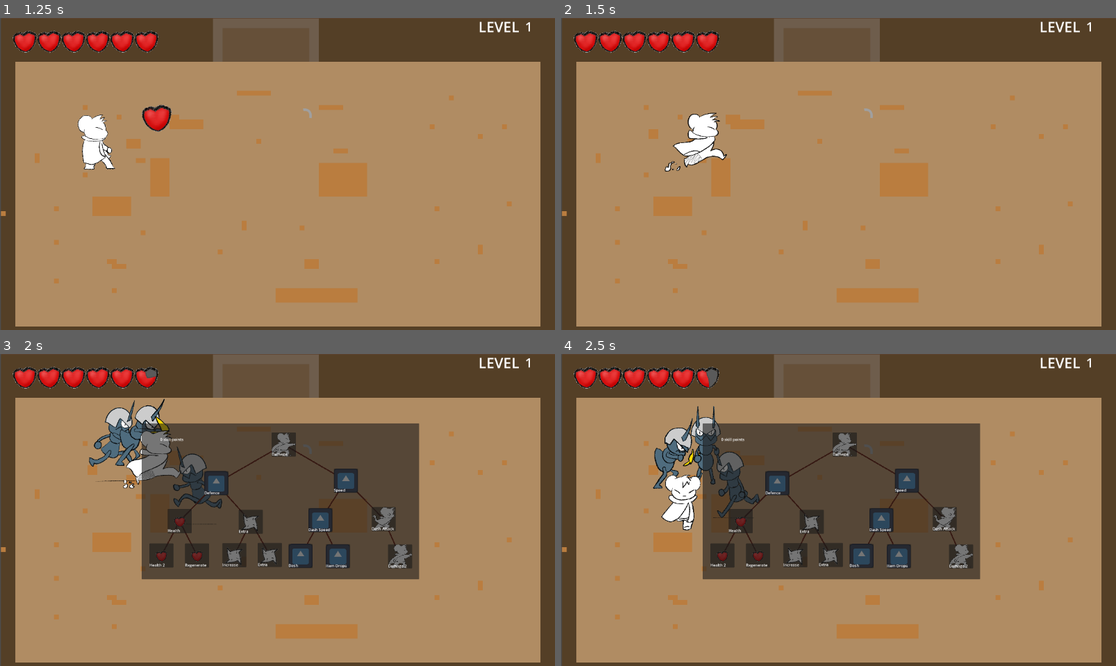
Above: before the commit, frames 1-4 (two rows, left to right).
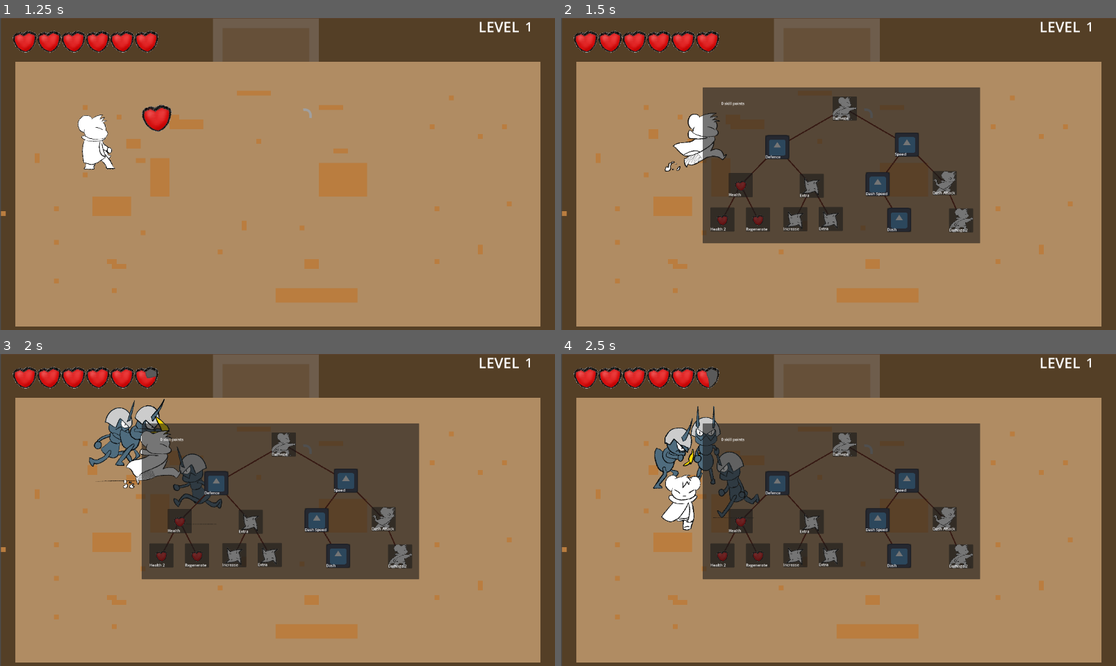
Above: after the commit, the same moments.

Repository: bcorrigall/ratknight
Game: Godot game, scene res://main_menu.tscn
Same seed, same stepped clock (60 frames per second), same inputs: the game is played once before the commit and once after it. The engine's default icon, where the game draws it, is replaced by a stand-in: a white triangle on a blue panel in a dark square.
Inputs (mouse positions are in pixels of both pictures, inside the frame that each line leads up to):
- Up to frame 1 (1.25 s): click "Start" at 0.5 s
- Up to frame 2 (1.5 s): tap Enter at 1.25 s; move the mouse to (960, 158) at 1.27 s; hold Right (move_right) from 1.28 s (still down); hold E (level, bound only after the commit) from 1.28 s (still down)
- Up to frame 3 (2 s): keep holding Right (move_right); keep holding E (level, bound only after the commit); tap L (level, bound only before the commit) at 1.55 s
- Up to frame 4 (2.5 s): move the mouse to (727, 525) at 2.02 s; release Right (move_right) at 2.03 s; release E (level, bound only after the commit) at 2.03 s; hold S (move_down) from 2.03 s (still down); tap L (level, bound only before the commit) at 2.1 s; tap E (level, bound only after the commit) at 2.3 s

Frame 1 is identical in both runs. In frame 2, 25% of the frame differs, in the area x 25-76%, y 22-73%; in frame 3, 0.7%; in frame 4, 0.7%.

Commit message:
Started level label

Diff:
--- a/enemy.gd
+++ b/enemy.gd
@@ -73,7 +73,7 @@
 func death():
 	#animation stuff
 	randomize()
-	var type = randi_range(1,3)
+	var type = randi_range(1,1)
 	if(type == 1):
 		var mob = Item.instantiate()
 		print(mob)
--- a/enemy.tscn
+++ b/enemy.tscn
@@ -182,8 +182,6 @@
 clip_children = 2
 scale = Vector2(0.17, 0.187)
 sprite_frames = SubResource("SpriteFrames_1gqbj")
-
-animation = &"attack_side"
 animation = &"move_front"
 
 [node name="ColorRect" type="ColorRect" parent="AnimatedSprite2D"]
--- a/hud.gd
+++ b/hud.gd
@@ -3,11 +3,19 @@
 
 # Called when the node enters the scene tree for the first time.
 func _ready():
-	pass # Replace with function body.
+	$LEVELUP.hide()
 
 
 # Called every frame. 'delta' is the elapsed time since the previous frame.
 func _process(delta):
 	var rat = get_node("../theRat")
 	var level = rat.level
+	var levelold = 1
 	$CurrentLevel.text = str(level)
+	if(level>levelold):
+		$LEVELUP.show()
+		$LevelUPTIME.start()
+
+
+func _on_level_uptime_timeout():
+	$LEVELUP.hide()
--- a/hud.tscn
+++ b/hud.tscn
@@ -34,3 +34,17 @@
 offset_bottom = 77.0
 theme_override_font_sizes/font_size = 60
 text = "LEVEL"
+
+[node name="LevelUPTIME" type="Timer" parent="."]
+wait_time = 5.186
+
+[node name="LEVELUP" type="Label" parent="."]
+offset_left = 814.0
+offset_top = -4.0
+offset_right = 1483.0
+offset_bottom = 170.0
+theme_override_colors/font_color = Color(0.458824, 0.623529, 0.498039, 1)
+theme_override_font_sizes/font_size = 127
+text = "LEVEL UP!!!"
+
+[connection signal="timeout" from="LevelUPTIME" to="." method="_on_level_uptime_timeout"]
--- a/project.godot
+++ b/project.godot
@@ -64,7 +64,7 @@
 }
 level={
 "deadzone": 0.5,
-"events": [Object(InputEventKey,"resource_local_to_scene":false,"resource_name":"","device":0,"window_id":0,"alt_pressed":false,"shift_pressed":false,"ctrl_pressed":false,"meta_pressed":false,"pressed":false,"keycode":0,"physical_keycode":76,"key_label":0,"unicode":0,"echo":false,"script":null)
+"events": [Object(InputEventKey,"resource_local_to_scene":false,"resource_name":"","device":0,"window_id":0,"alt_pressed":false,"shift_pressed":false,"ctrl_pressed":false,"meta_pressed":false,"pressed":false,"keycode":0,"physical_keycode":69,"key_label":0,"unicode":0,"echo":false,"script":null)
 ]
 }
 escape={
--- a/skill_tree.tscn
+++ b/skill_tree.tscn
@@ -164,9 +164,9 @@
 anchors_preset = 5
 anchor_left = 0.5
 anchor_right = 0.5
-offset_left = -156.0
+offset_left = -171.0
 offset_top = 164.0
-offset_right = -56.0
+offset_right = -71.0
 offset_bottom = 264.0
 grow_horizontal = 2
 disabled = true
@@ -178,23 +178,9 @@
 anchors_preset = 5
 anchor_left = 0.5
 anchor_right = 0.5
-offset_left = 23.0
-offset_top = 150.0
-offset_right = 123.0
-offset_bottom = 250.0
-grow_horizontal = 2
-disabled = true
-skill_name = "Item Drops"
-skill_cost = 3
-
-[node name="Skill2" parent="Panel/Skill/Skill2/Skill" instance=ExtResource("1_6550d")]
-layout_mode = 1
-anchors_preset = 5
-anchor_left = 0.5
-anchor_right = 0.5
-offset_left = -132.0
+offset_left = 39.0
 offset_top = 149.0
-offset_right = -32.0
+offset_right = 139.0
 offset_bottom = 249.0
 grow_horizontal = 2
 disabled = true
Binary file added: assets/pixil-frame-0.png
Not shown, added: assets/pixil-frame-0.png.import
